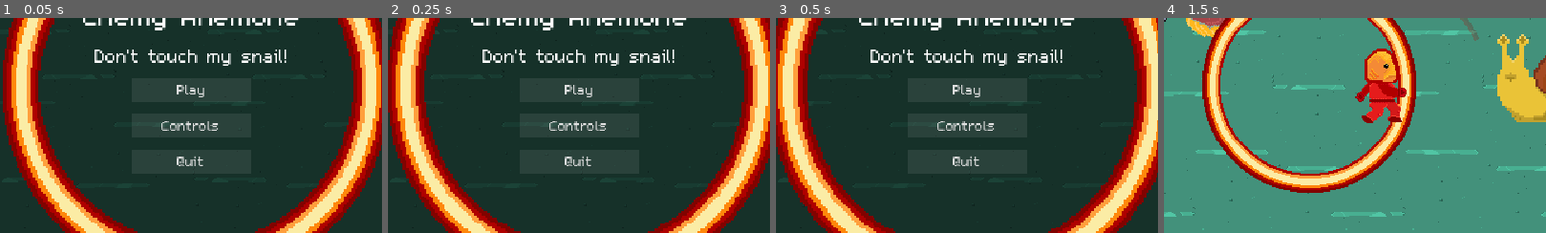
Above: before the commit, frames 1-4 (left to right).
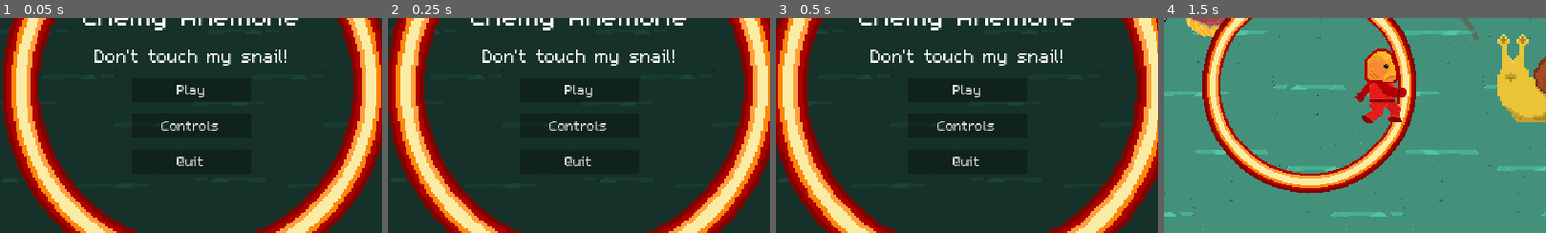
Above: after the commit, the same moments.

Repository: Splashy-Inc/enemy-anemone
Game: Godot game, scene res://SCENES/screen_manager.tscn
Same seed, same stepped clock (60 frames per second), same inputs: the game is played once before the commit and once after it.
Inputs (mouse positions are % of the whole screen's width and height, from its top left):
- Up to frame 1 (0.05 s): no input
- Up to frame 2 (0.25 s): no input
- Up to frame 3 (0.5 s): no input
- Up to frame 4 (1.5 s): click "Play" at 0.5 s; tap Enter at 1.25 s; move the mouse to (72, 45) at 1.27 s; press the mouse at (72, 45) at 1.28 s; hold D (right) from 1.28 s (still down)
The pictures show only the part of the screen within x 25-75%, y 34-84%; the shares and areas given below are measured in that part.

The runs differ from the first frame. In frame 1, 9.9% of the frame differs, in the area x 34-66%, y 28-73%; in frame 2, 9.9%; in frame 3, 9.9%; in frame 4, nothing differs.

Commit message:
button colors

Diff:
--- a/button_box.tres
+++ b/button_box.tres
@@ -1,4 +1,4 @@
 [gd_resource type="StyleBoxFlat" format=3 uid="uid://1mss4twkxib3"]
 
 [resource]
-bg_color = Color(0.780392, 0.780392, 0.780392, 0.113725)
+bg_color = Color(0, 0, 0, 0.294118)
